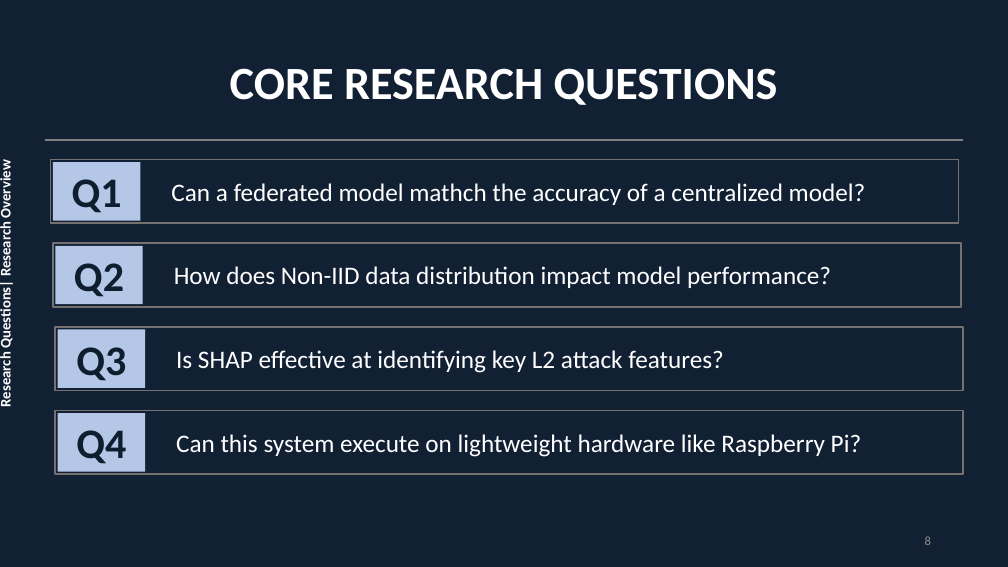
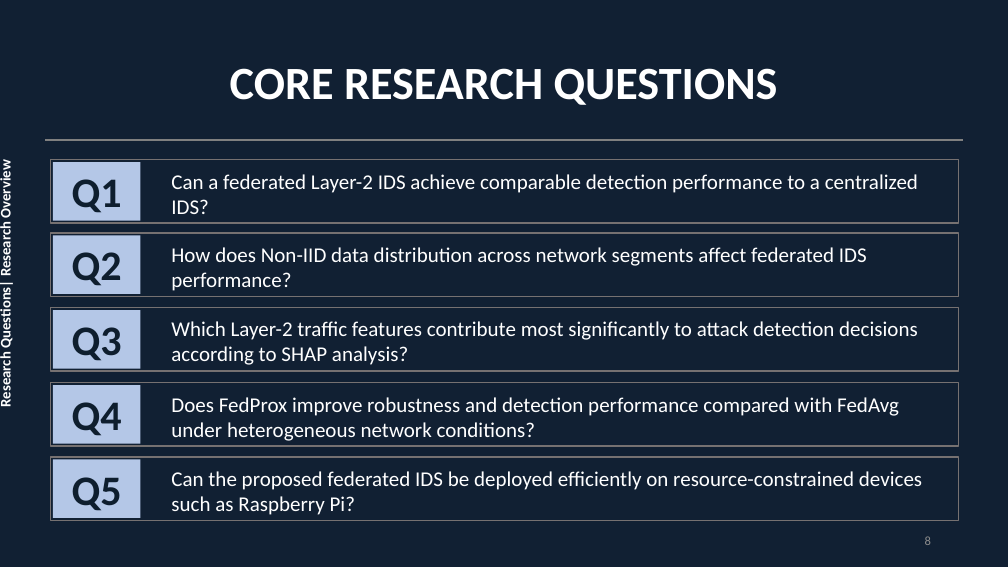
Before and after one commit to ghasemizade/research-gate, a slide deck: slide 8 of proposal-present-slides.pptx. Drawn at 1008x567 pixels with LibreOffice and Linux fonts; fonts in the diff are those of the drawing. Boxes give left, top, right and bottom in pixels: in the first picture for what was removed or moved away, otherwise in the second. Text is boxed around its words. In the diff, an @@ line names an element or a change of style, - is before the commit and + after.

Commit message:
update slides

```diff
--- a/proposal-present-slides.pptx
+++ b/proposal-present-slides.pptx
@@ text in rectangle at (171,174,918,214): text changed; size 24 to 20 pt @@
-      Can a federated model mathch the accuracy of a centralized model?
+      Can a federated Layer-2 IDS achieve comparable detection performance to a centralized IDS?
@@ rectangle "How does Non-IID data distribution ...": place and size @@
-rectangle "How does Non-IID data distribution ..." at (53,243,961,307)
+rectangle "How does Non-IID data distribution ..." at (51,233,959,296)
@@ rectangle "Q2": place and size @@
-rectangle "Q2" at (55,246,143,304)
+rectangle "Q2" at (53,235,141,293)
@@ text in rectangle at (171,247,867,291): text changed; size 24 to 20 pt @@
-      How does Non-IID data distribution impact model performance?
+      How does Non-IID data distribution across network segments affect federated IDS performance?
@@ rectangle "Which Layer-2 traffic features contribute ...": place and size @@
-rectangle "Which Layer-2 traffic features contribute ..." at (55,327,963,390)
+rectangle "Which Layer-2 traffic features contribute ..." at (51,308,959,371)
@@ rectangle "Q3": place and size @@
-rectangle "Q3" at (57,330,145,388)
+rectangle "Q3" at (53,310,141,368)
@@ text in rectangle at (171,321,918,365): text changed; size 24 to 20 pt @@
-      Is SHAP effective at identifying key L2 attack features?
+      Which Layer-2 traffic features contribute most significantly to attack detection decisions according to SHAP analysis?
@@ rectangle "Does FedProx improve robustness and ...": place and size @@
-rectangle "Does FedProx improve robustness and ..." at (55,411,963,474)
+rectangle "Does FedProx improve robustness and ..." at (51,383,959,446)
@@ rectangle "Q4": place and size @@
-rectangle "Q4" at (57,413,145,471)
+rectangle "Q4" at (53,385,141,443)
@@ text in rectangle at (171,397,899,441): text changed; size 24 to 20 pt @@
-      Can this system execute on lightweight hardware like Raspberry Pi?
+      Does FedProx improve robustness and detection performance compared with FedAvg under heterogeneous network conditions?
@@ rectangle added at (51,457,959,520), outline #767171 1.5 pt, 20 pt, text #FFFFFF @@
+      Can the proposed federated IDS be deployed efficiently on resource-constrained devices such as Raspberry Pi?
@@ rectangle added at (53,460,141,518), fill #B4C7E7, 40 pt, text #0E1E2E, bold @@
+Q5
```
Also in this commit, not shown: 1 other slide changed, 3 slides added.
